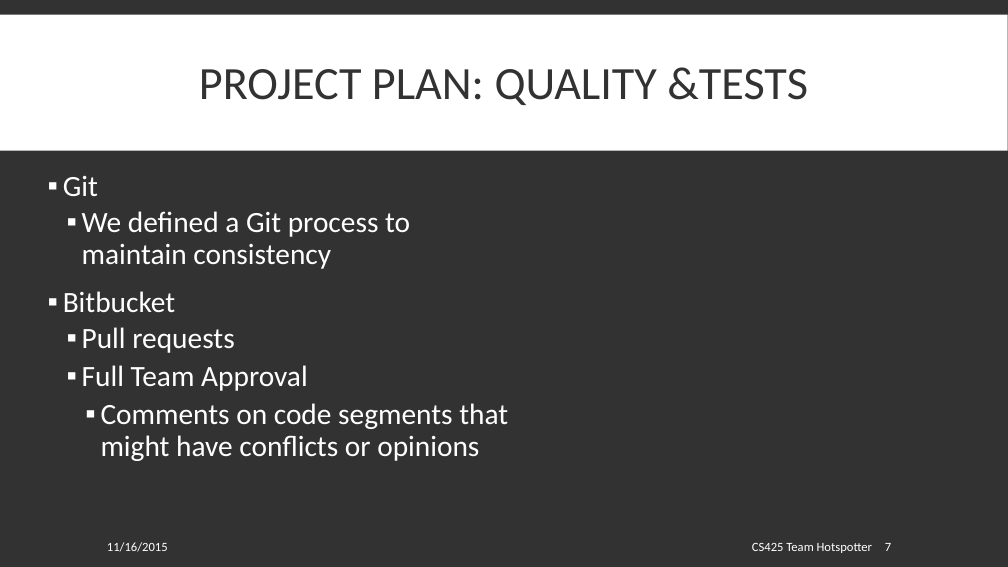
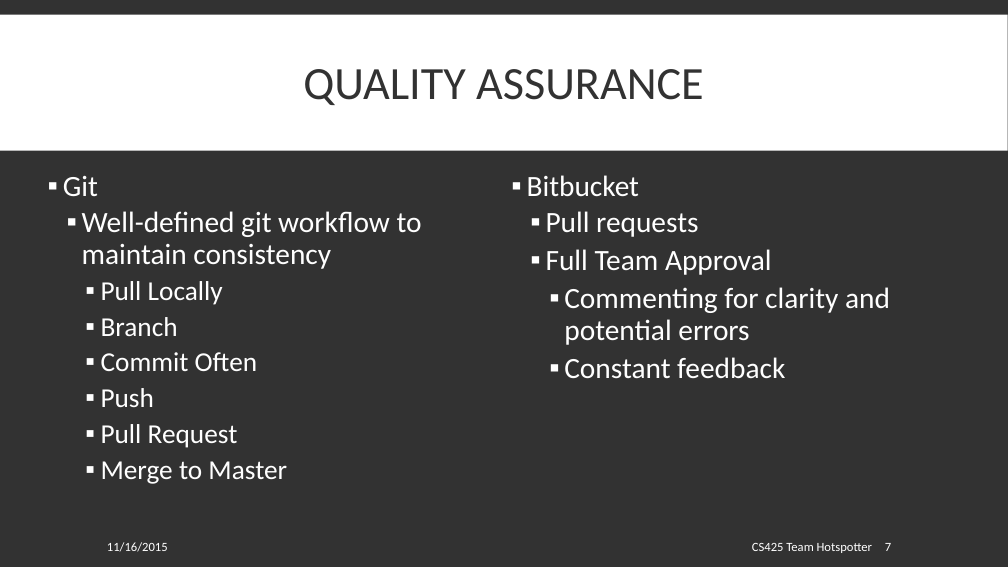
Before and after one commit to spesmit/hotspotter, a slide deck: slide 7 of Documentation/Presentations/CS425 Final Presentation.pptx. Drawn at 1008x567 pixels with LibreOffice and Linux fonts; fonts in the diff are those of the drawing. Boxes give left, top, right and bottom in pixels: in the first picture for what was removed or moved away, otherwise in the second. Text is boxed around its words. In the diff, an @@ line names an element or a change of style, - is before the commit and + after.

Commit message:
Resized images, edited Quality slide bullets

```diff
--- a/Documentation/Presentations/CS425 Final Presentation.pptx
+++ b/Documentation/Presentations/CS425 Final Presentation.pptx
@@ title at (x1=303, y1=69, x2=704, y2=105): text changed @@
-PROJECT PLAN: QUALITY &TESTS
+QUALITY ASSURANCE
@@ text added at (x1=527, y1=175, x2=890, y2=378), 28 pt, text #FFFFFF @@
+▪ Bitbucket
+  ▪ Pull requests
+  ▪ Full Team Approval
+    ▪ Commenting for clarity and potential errors
+    ▪ Constant feedback
@@ text at (x1=82, y1=211, x2=422, y2=484): text changed; size 28 to 26 pt @@
-  ▪ We defined a Git process to maintain consistency
-▪ Bitbucket
-  ▪ Pull requests
-  ▪ Full Team Approval
-    ▪ Comments on code segments that might have conflicts or opinions
+  ▪ Well-defined git workflow to maintain consistency
+    ▪ Pull Locally
+    ▪ Branch
+    ▪ Commit Often
+    ▪ Push
+    ▪ Pull Request
+    ▪ Merge to Master
```
Also in this commit, not shown: 6 other slides changed.
